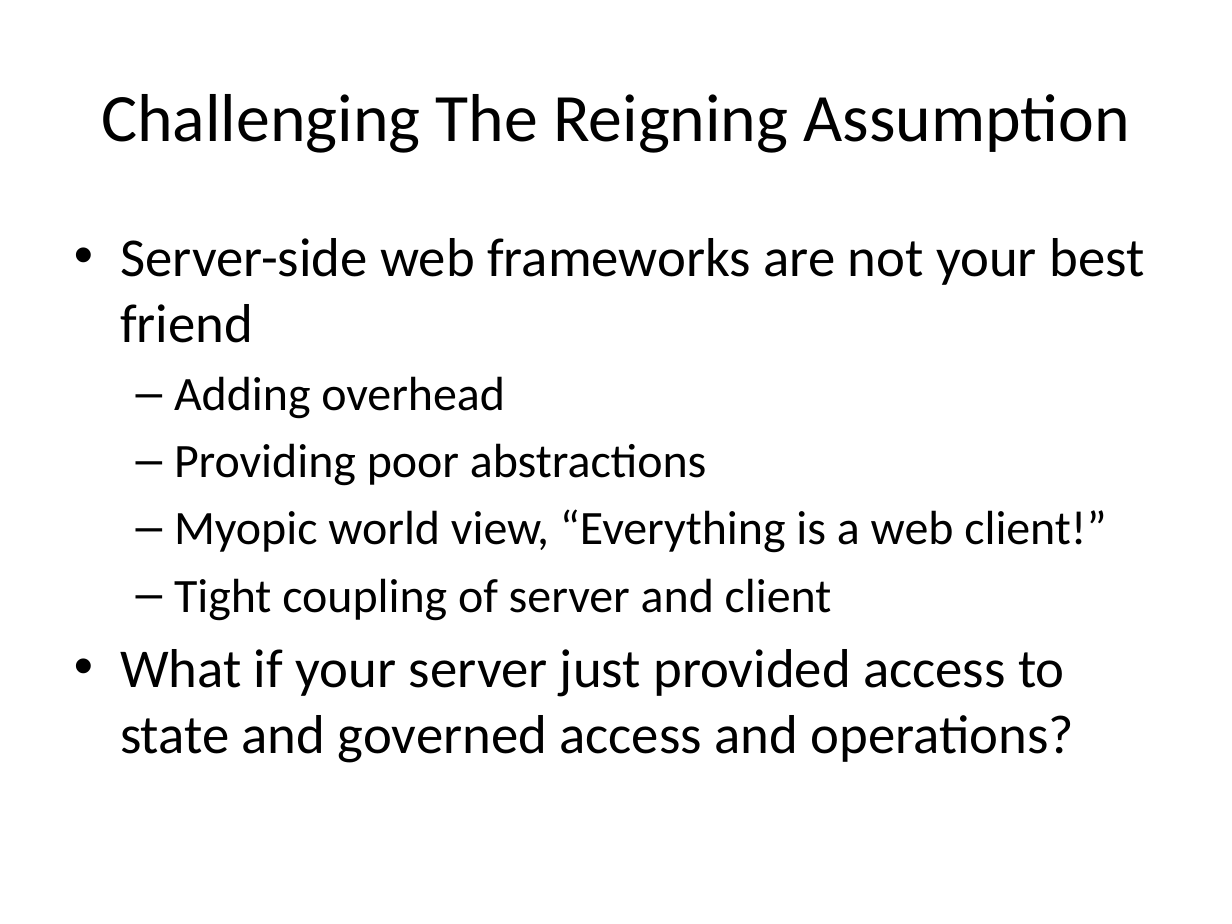
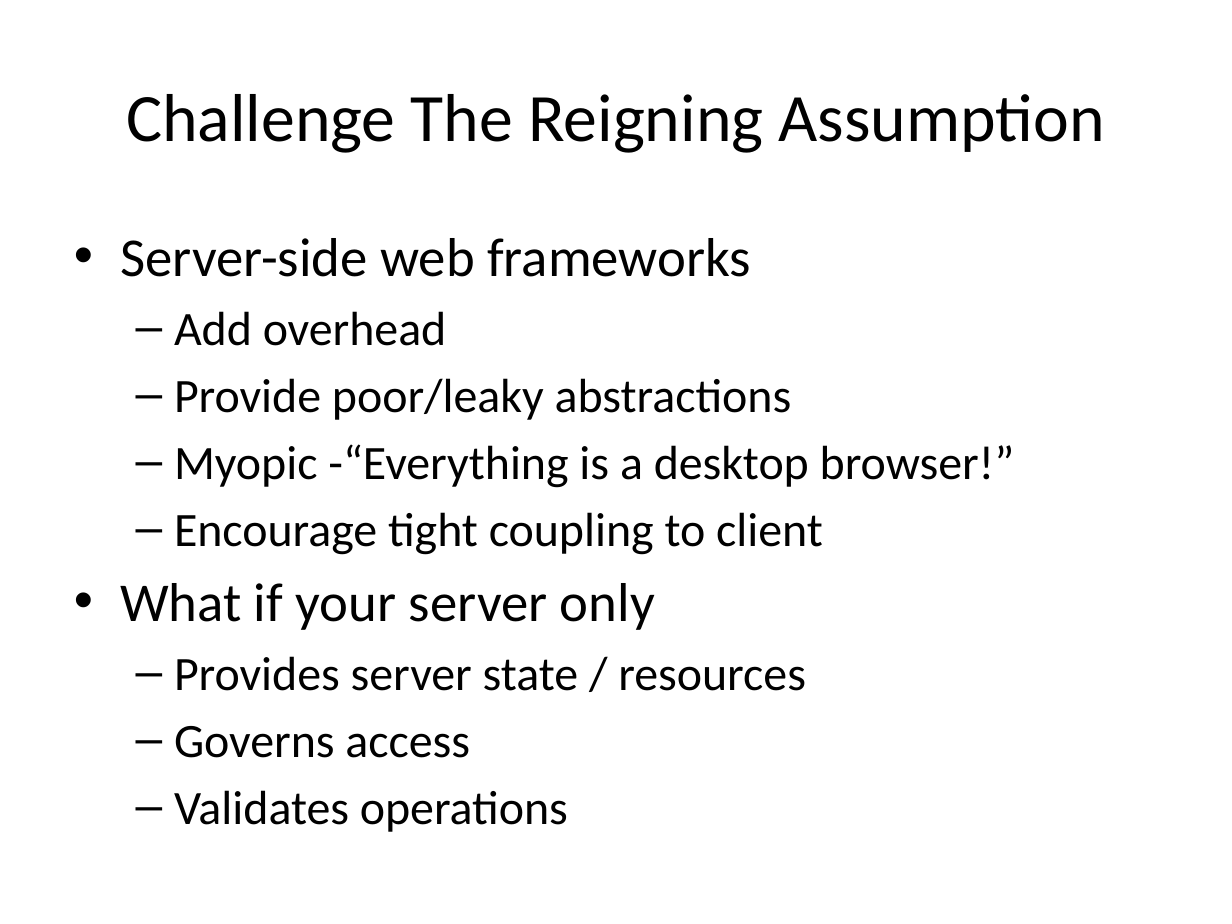
Before and after one commit to vaporworks/Devlink2011-REST-WebClient, a slide deck: slide 11 of PowerPoint/joint_talk_notes.pptx (slide 12 before the commit). Drawn at 1232x924 pixels with LibreOffice and Linux fonts; fonts in the diff are those of the drawing. Boxes give left, top, right and bottom in pixels: in the first picture for what was removed or moved away, otherwise in the second. Text is boxed around its words. In the diff, an @@ line names an element or a change of style, - is before the commit and + after.

```diff
--- a/PowerPoint/joint_talk_notes.pptx
+++ b/PowerPoint/joint_talk_notes.pptx
@@ title at <box>126,94,1105,153</box>: text changed @@
-Challenging The Reigning Assumption
+Challenge The Reigning Assumption
@@ text at <box>120,238,1015,832</box>: text changed; size 32 to 28 pt @@
-• Server-side web frameworks are not your best friend
-  – Adding overhead
-  – Providing poor abstractions
-  – Myopic world view, “Everything is a web client!”
-  – Tight coupling of server and client
-• What if your server just provided access to state and governed access and operations?
+• Server-side web frameworks
+  – Add overhead
+  – Provide poor/leaky abstractions
+  – Myopic -“Everything is a desktop browser!”
+  – Encourage tight coupling to client
+• What if your server only
+  – Provides server state / resources
+  – Governs access
+  – Validates operations
```
Also in this commit, not shown: 3 other slides changed, 7 slides added, 6 slides removed.
